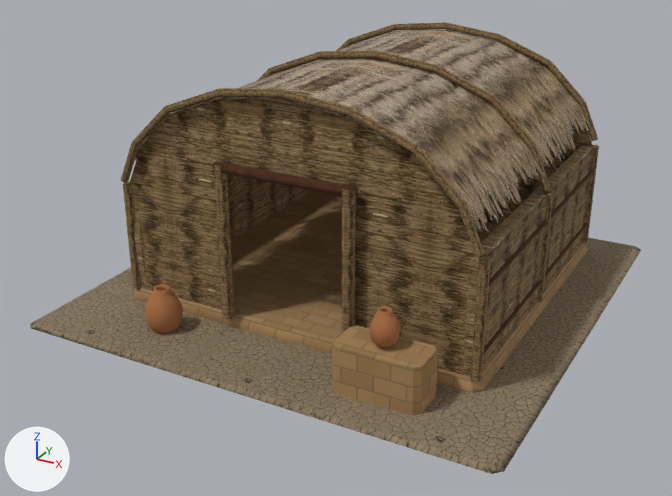
The glTF model assets/3d/sumer-buildings/shrine.glb: old version first, new version second.
One viewpoint serves both versions: a 50 mm camera at (4.53, -8.85, 4.84) aimed at (-0.1, -0.42, 0.63). Lighting does not change. The marker at lower left points along +X, +Y and +Z. The picture after the commit comes second. Vertices at exactly the same position are counted once.

Names of what the first picture shows: 'shrine-0', 'shrine-1', 'shrine-2', 'shrine-3', 'shrine-4', 'shrine-5'.
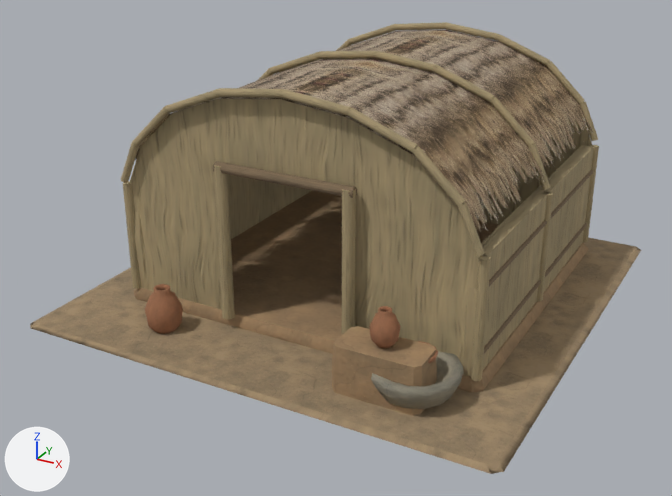
Changed parts and their boxes [x1, y1, x2, y2] in the pictures (672 x 496 px):
'shrine-2', recoloured (lighter): [121, 22, 599, 381] in both
'shrine-0', recoloured: [30, 237, 641, 474] in both
'shrine-3', recoloured: [213, 161, 594, 354] in both
'workshop-shrine-courtyard-stone', added: after [371, 351, 464, 409]
part 1 of me_mesh_5, added (mostly hidden): after [418, 341, 438, 364]
part 2 of me_mesh_5, edited (looks the same): [145, 284, 401, 348] in both

The change, as a diff of the scene's bpy script:
```diff
--- a/assets/3d/sumer-buildings/shrine.glb.py
+++ b/assets/3d/sumer-buildings/shrine.glb.py
@@ mat_courtyard_pottery @@
+mat_courtyard_pottery = bpy.data.materials.new('courtyard-pottery')
+# colours: brown #a77251
+# uses the picture img_assets_3d_textures_courtyard_pottery_color_jpg
+# uses the picture img_assets_3d_textures_courtyard_pottery_normal_jpg
@@ mat_courtyard_wood @@
+mat_courtyard_wood = bpy.data.materials.new('courtyard-wood')
+# colours: brown #8a755b
+# uses the picture img_assets_3d_textures_courtyard_wood_color_jpg
+# uses the picture img_assets_3d_textures_courtyard_wood_normal_jpg
@@ mat_courtyard_reed @@
+mat_courtyard_reed = bpy.data.materials.new('courtyard-reed')
+# colours: beige #b4a27b
+# uses the picture img_assets_3d_textures_courtyard_reed_color_jpg
+# uses the picture img_assets_3d_textures_courtyard_reed_normal_jpg
@@ mat_courtyard_raw @@
+mat_courtyard_raw = bpy.data.materials.new('courtyard-raw')
+# colours: brown #ab8b68
+# uses the picture img_assets_3d_textures_courtyard_plaster_color_jpg
+# uses the picture img_assets_3d_textures_courtyard_plaster_normal_jpg
@@ mat_courtyard_earth @@
+mat_courtyard_earth = bpy.data.materials.new('courtyard-earth')
+# colours: beige #a58d6e
+# uses the picture img_assets_3d_textures_courtyard_earth_color_jpg
+# uses the picture img_assets_3d_textures_courtyard_earth_normal_jpg
@@ mat_courtyard_stone @@
+mat_courtyard_stone = bpy.data.materials.new('courtyard-stone')
+# colours: grey #999281
+# uses the picture img_assets_3d_textures_courtyard_earth_color_jpg
+# uses the picture img_assets_3d_textures_courtyard_earth_normal_jpg
@@ me_mesh_0 @@
 me_mesh_0.from_pydata(...)  # 24 vertices, 44 faces; spans x -2.69..2.69, y -2.69..2.69, z 0.0..0.05
-me_mesh_0.materials.append(mat_alluvial_earth)
+me_mesh_0.materials.append(mat_courtyard_earth)
@@ me_mesh_1 @@
 me_mesh_1.from_pydata(...)  # 48 vertices, 88 faces; spans x -2.12..2.12, y -2.26..2.25, z 0.0..0.55
-me_mesh_1.materials.append(mat_game_raw_brick_facing)
+me_mesh_1.materials.append(mat_courtyard_raw)
@@ me_mesh_2 @@
 me_mesh_2.from_pydata(...)  # 586 vertices, 1016 faces; spans x -2.1..2.09, y -1.75..2.29, z 0.18..2.72
-me_mesh_2.materials.append(mat_reed_mat)
+me_mesh_2.materials.append(mat_courtyard_reed)
@@ me_mesh_3 @@
 me_mesh_3.from_pydata(...)  # 80 vertices, 140 faces; spans x -2.08..2.07, y -1.74..2.18, z 0.4..1.9
-me_mesh_3.materials.append(mat_worn_timber)
+me_mesh_3.materials.append(mat_courtyard_wood)
@@ me_mesh_5 @@
-me_mesh_5.from_pydata(...)  # 292 vertices, 576 faces; spans x -1.51..1.43, y -2.22..-1.82, z 0.0..0.93
+me_mesh_5.from_pydata(...)  # 377 vertices, 730 faces; spans x -1.51..1.77, y -2.22..-1.74, z 0.0..0.93
+# me_mesh_5 part 1: a new loose piece of 85 vertices spanning x 1.37..1.77, y -2.14..-1.74, z 0.37..0.53, in mat_courtyard_pottery
+# me_mesh_5 part 2: 576 faces spanning x -1.51..1.43, y -2.22..-1.82, z 0.0..0.93 switch from mat_fired_pottery (brown #a76b41) to mat_courtyard_pottery
@@ ob_workshop_shrine_courtyard_stone @@
+ob_workshop_shrine_courtyard_stone = bpy.data.objects.new('workshop-shrine-courtyard-stone', me_mesh_6)  # 85 vertices, 154 faces; spans x 1.124..2.016, y -2.375..-1.505, z 0.07..0.38
+ob_workshop_shrine_courtyard_stone.location = (0.0, 0.0, 0.0)
```
